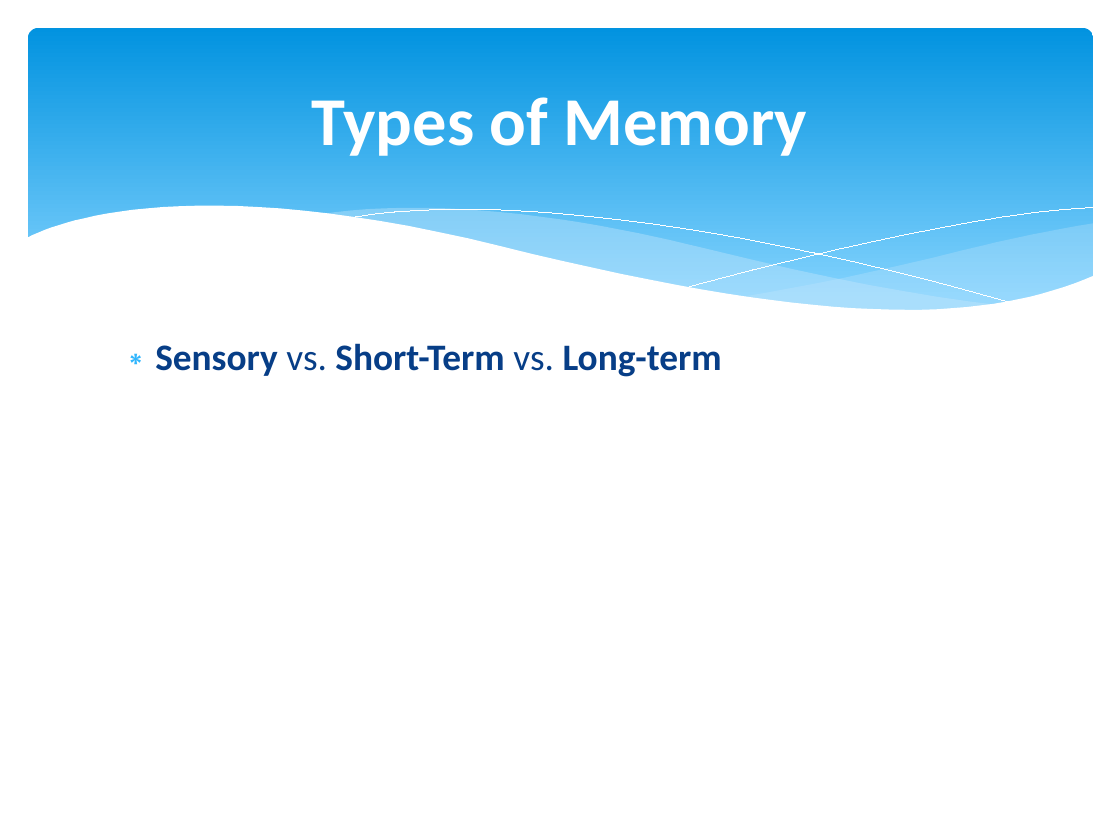
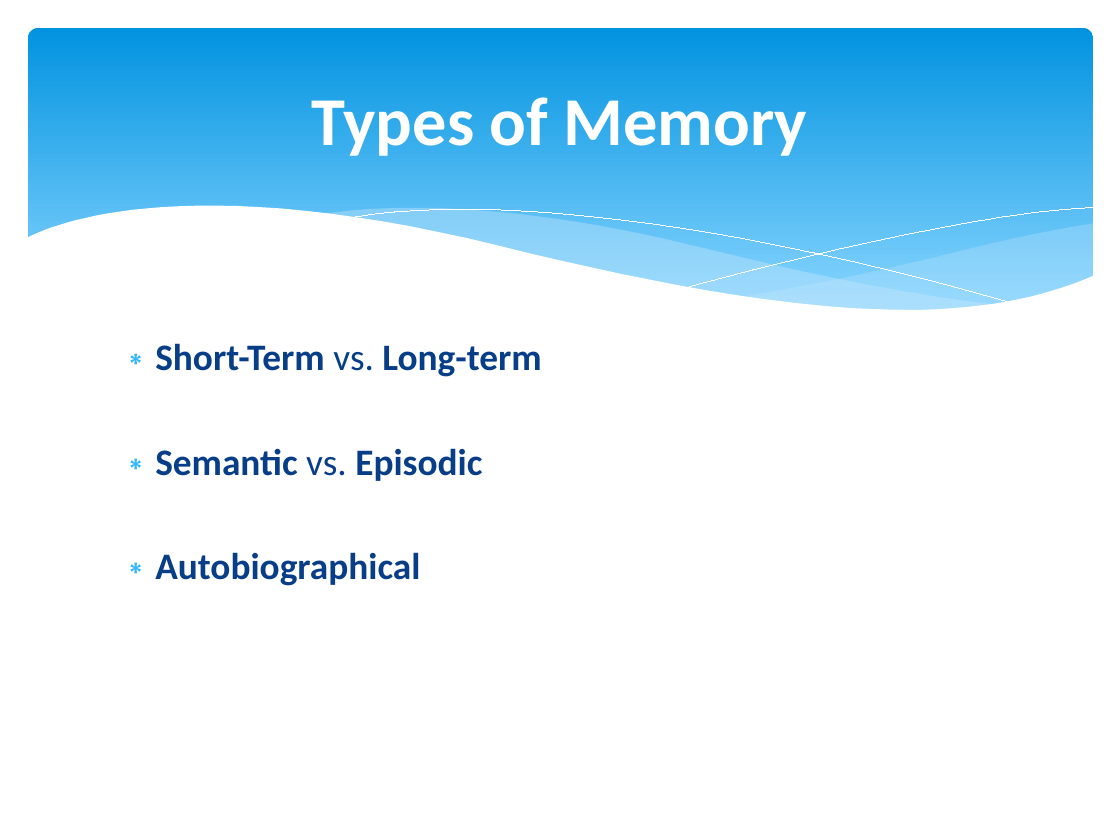
Before and after one commit to npm27/Teaching-Materials, a slide deck: slide 10 of Memory/Slides/0 First Day Info.pptx (slide 11 before the commit). Drawn at 1120x840 pixels with LibreOffice and Linux fonts; fonts in the diff are those of the drawing. Boxes give left, top, right and bottom in pixels: in the first picture for what was removed or moved away, otherwise in the second. Text is boxed around its words. In the diff, an @@ line names an element or a change of style, - is before the commit and + after.

```diff
--- a/Memory/Slides/0 First Day Info.pptx
+++ b/Memory/Slides/0 First Day Info.pptx
@@ text at [155,343,541,586]: text changed @@
-∗ Sensory vs. Short-Term vs. Long-term
+∗ Short-Term vs. Long-term
+∗ Semantic vs. Episodic
+∗ Autobiographical
```
Also in this commit, not shown: 2 other slides changed, 7 slides added, 2 slides removed.
